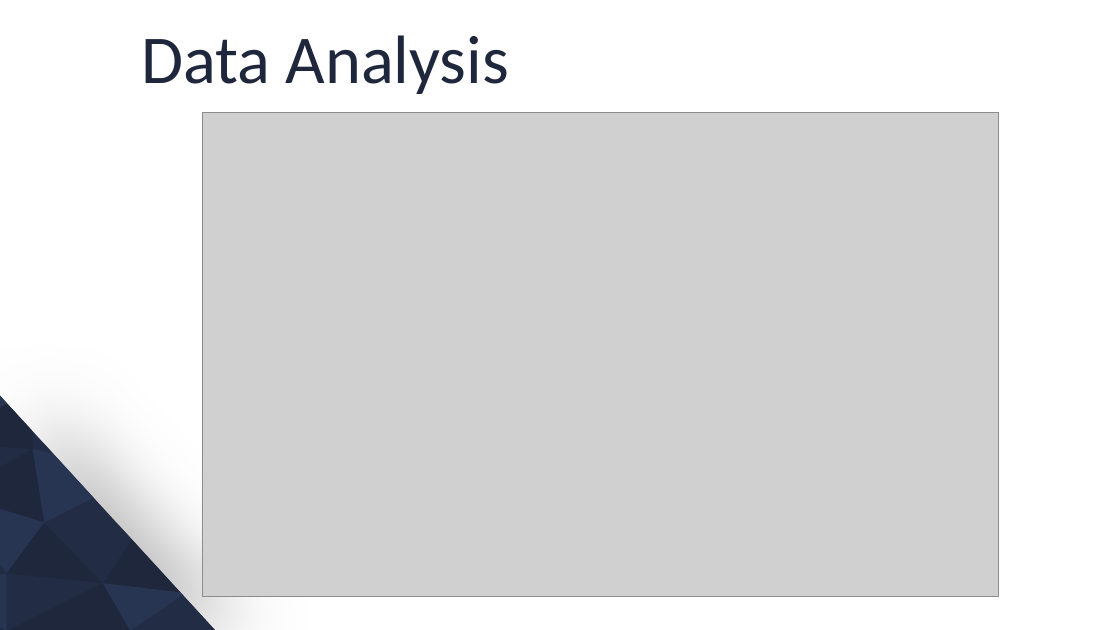
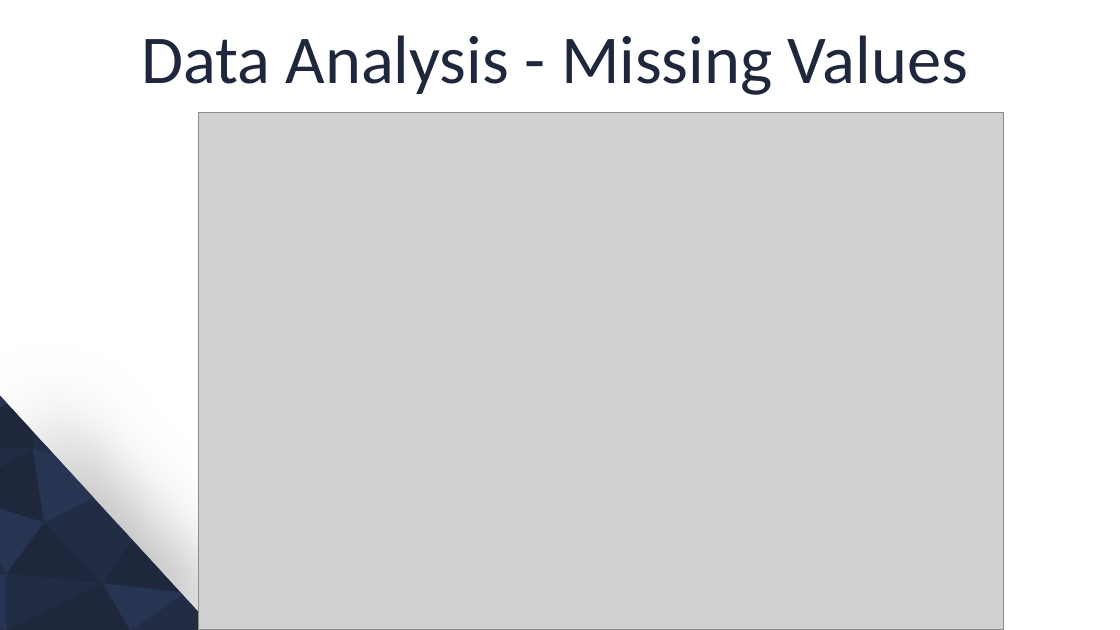
Before and after one commit to SnehalD14/Building-Energy-Prediction, a slide deck: slide 6 of Project Presentation.pptx (slide 5 before the commit). Drawn at 1120x630 pixels with LibreOffice and Linux fonts; fonts in the diff are those of the drawing; grey boxes stand for pictures; background and template pictures are left out. Boxes give left, top, right and bottom in pixels: in the first picture for what was removed or moved away, otherwise in the second. Text is boxed around its words. In the diff, an @@ line names an element or a change of style, - is before the commit and + after.

```diff
--- a/Project Presentation.pptx
+++ b/Project Presentation.pptx
@@ title at (x1=141, y1=35, x2=968, y2=95): text changed @@
-Data Analysis
+Data Analysis - Missing Values
@@ picture resized from (x1=203, y1=112, x2=999, y2=596) to (x1=198, y1=112, x2=1004, y2=629) @@
```
Also in this commit, not shown: 8 other slides changed, 2 slides added.
